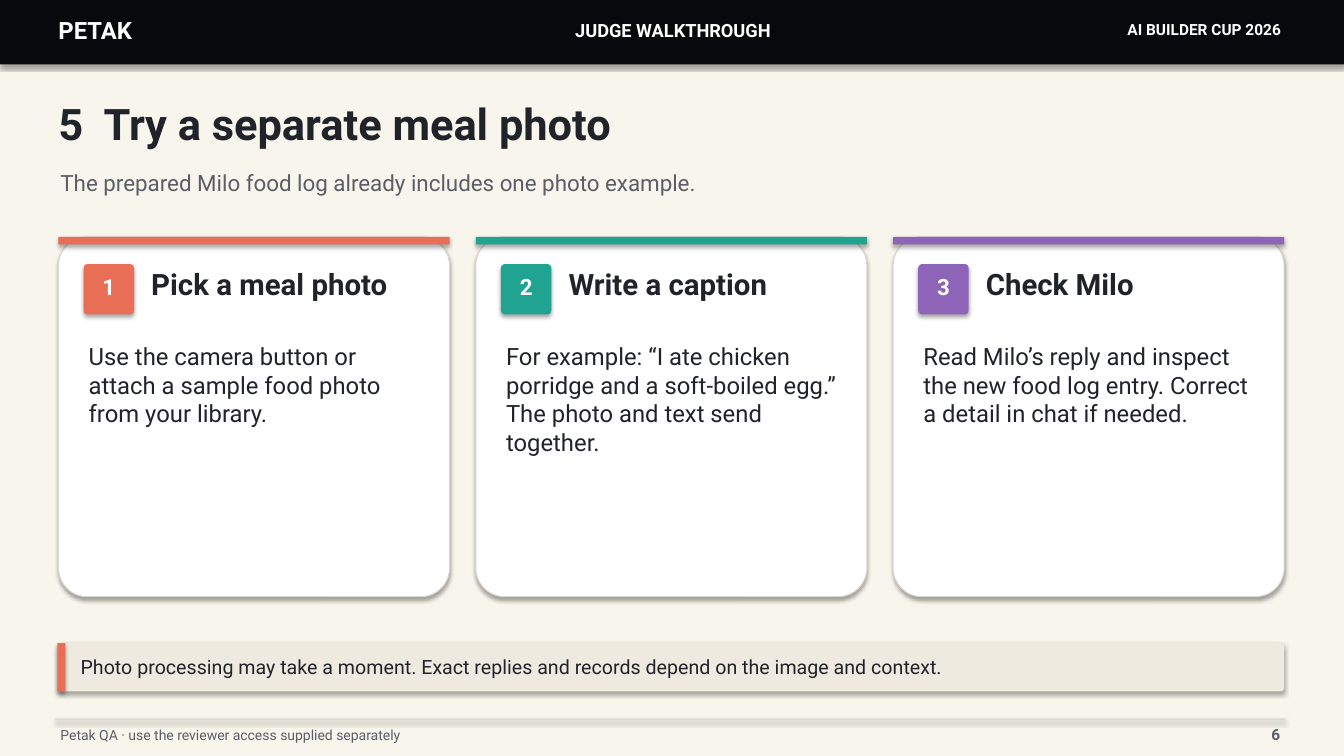
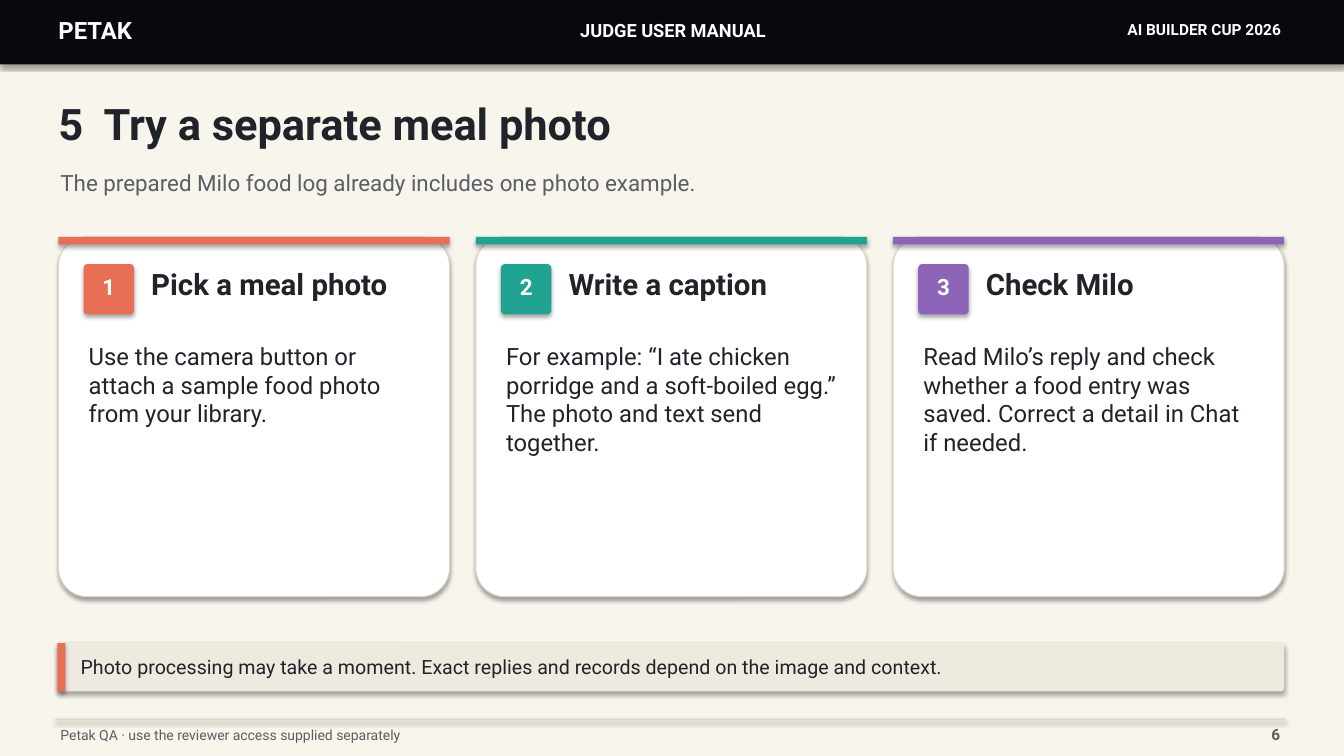
Before and after one commit to FhikarZul/petak-builder-cup-2026, a slide deck: slide 6 of docs/judge-walkthrough.pptx. Drawn at 1344x756 pixels with LibreOffice and Linux fonts; fonts in the diff are those of the drawing. Boxes give left, top, right and bottom in pixels: in the first picture for what was removed or moved away, otherwise in the second. Text is boxed around its words. In the diff, an @@ line names an element or a change of style, - is before the commit and + after.

Commit message:
Audit and focus judge manual slides

```diff
--- a/docs/judge-walkthrough.pptx
+++ b/docs/judge-walkthrough.pptx
@@ text at box(580, 24, 766, 37): text changed @@
-JUDGE WALKTHROUGH
+JUDGE USER MANUAL
@@ text at box(923, 347, 1239, 452): text changed @@
-Read Milo’s reply and inspect the new food log entry. Correct a detail in chat if needed.
+Read Milo’s reply and check whether a food entry was saved. Correct a detail in Chat if needed.
```
Also in this commit, not shown: 7 other slides changed, 4 slides removed.
